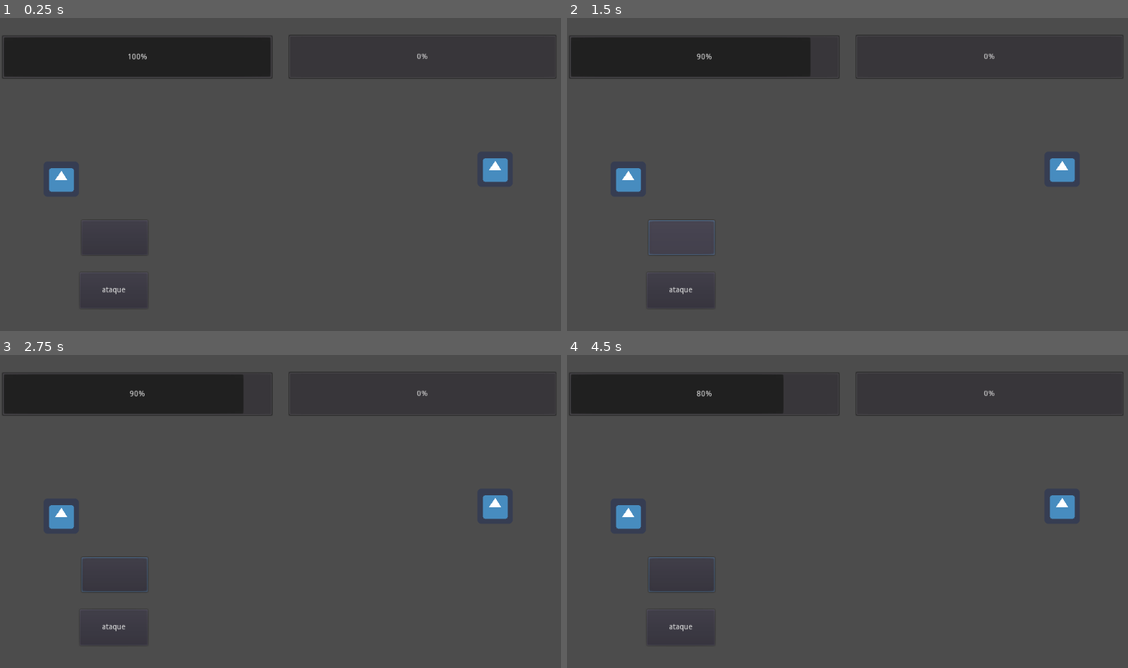
Above: before the commit, frames 1-4 (two rows, left to right).
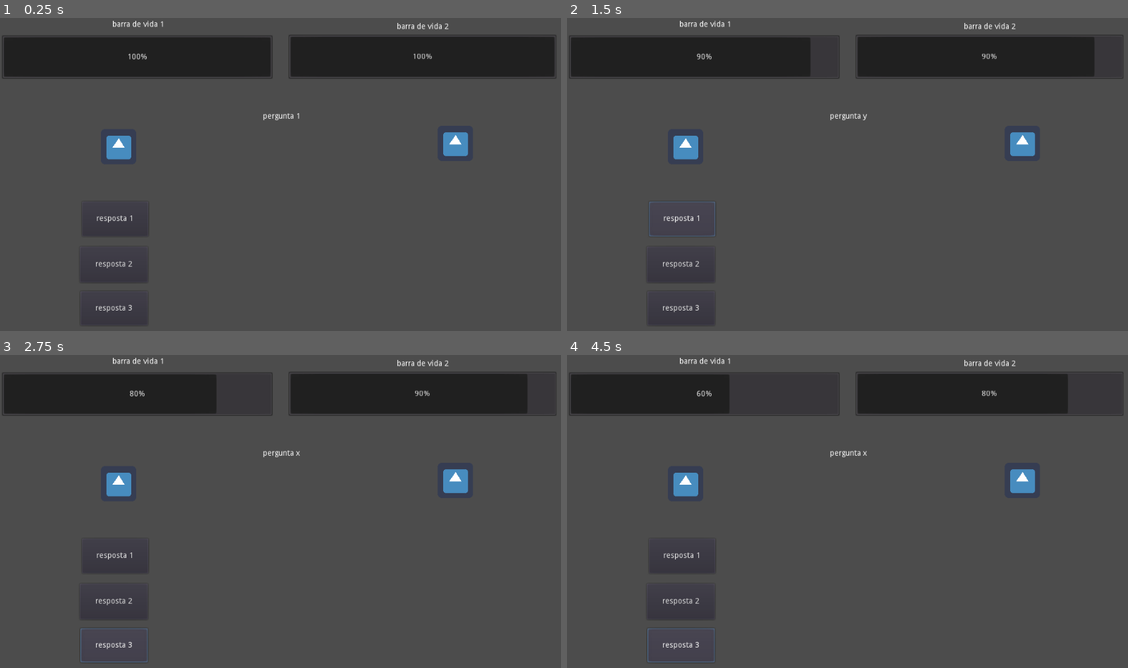
Above: after the commit, the same moments.

Repository: ViniciusSouza25/health
Game: Godot game, scene res://health.tscn
Two runs of this game, one before a commit and one after it. Both use one fixed random seed, a clock stepped at 60 frames per second and the inputs below. The engine's default icon, where the game draws it, is replaced by a stand-in: a white triangle on a blue panel in a dark square.
Inputs (mouse positions are in pixels of both pictures, inside the frame that each line leads up to; where the layout moved, square brackets give the same spot in the first picture):
- Up to frame 1 (0.25 s): no input
- Up to frame 2 (1.5 s): click "ataque" (after the commit: "resposta 2") at 0.5 s; click (684, 218) [679, 237] at 1.25 s
- Up to frame 3 (2.75 s): click (112, 646) at 2 s, where only the run after the commit has a clickable "resposta 3"
- Up to frame 4 (4.5 s): click "ataque" (after the commit: "resposta 2") at 2.75 s; click (684, 555) [679, 574] at 3.5 s; click (679, 646) at 4.25 s, where only the run after the commit has a clickable "resposta 3"

The runs differ from the first frame. In frame 1, 7.7% of the frame differs, in the area x 8-99%, y 0-94%; in frame 2, 7.2%; in frame 3, 7.8%, in the area x 8-94%, y 0-99%; in frame 4, 7.8%.

Commit message:
alterações no projeto
eric

Diff:
--- /dev/null
+++ b/Global.gd
@@ -0,0 +1,16 @@
+extends Node
+
+
+# Declare member variables here. Examples:
+# var a = 2
+# var b = "text"
+
+
+# Called when the node enters the scene tree for the first time.
+func _ready():
+	pass # Replace with function body.
+
+
+# Called every frame. 'delta' is the elapsed time since the previous frame.
+#func _process(delta):
+#	pass
--- a/health.gd
+++ b/health.gd
@@ -1,10 +1,16 @@
 extends Node2D
 
 onready var player = $bot1
+#variavel 1 para o player 1
+onready var player2 = $bot2
+#variavel 2 para o player 2
 var  vida  = 100
+var vida2 = 100
 var dano =  10
 func _ready():
 	get_node("ProgressBar").value = vida
+	get_node("ProgressBar2").value = vida2
+	$Label3.text = String("pergunta 1")
 
 
 
@@ -19,6 +25,7 @@
 		#print("dano : ",dano)
 		#print("vida : ",vida)
 		get_node("ProgressBar").value = vida
+		$Label3.text = String("pergunta z")
 
 
 
@@ -31,4 +38,27 @@
 
 
 func _on_Button2_pressed():
-	pass # Replace with function body.
+	if self.has_node("bot2"):
+			if dano > 0 :
+				vida2 = (vida2 - dano)
+			if vida2 <= 0 :
+				dano = 0
+				player2.queue_free()
+			get_node("ProgressBar2").value = vida2
+			print("vida =", vida2)
+			$Label3.text = String("pergunta y")
+
+
+
+
+func _on_Button3_pressed():
+	if self.has_node("bot1"):
+		if dano > 0 :
+			vida = (vida - dano)
+		if vida <= 0:
+			dano = 0
+			player.queue_free()
+		#print("dano : ",dano)
+		#print("vida : ",vida)
+		get_node("ProgressBar").value = vida
+		$Label3.text = String("pergunta x")
--- a/health.tscn
+++ b/health.tscn
@@ -7,28 +7,29 @@
 script = ExtResource( 1 )
 
 [node name="bot1" type="Sprite" parent="."]
-position = Vector2( 111, 293 )
+position = Vector2( 215, 234 )
 texture = ExtResource( 2 )
 
 [node name="bot2" type="Sprite" parent="."]
-position = Vector2( 898, 275 )
+position = Vector2( 826, 228 )
 texture = ExtResource( 2 )
 
 [node name="Button" type="Button" parent="."]
 margin_left = 145.0
-margin_top = 463.0
+margin_top = 416.0
 margin_right = 268.0
-margin_bottom = 528.0
-text = "ataque"
+margin_bottom = 481.0
+text = "resposta 2"
 __meta__ = {
 "_edit_use_anchors_": false
 }
 
 [node name="Label" type="Label" parent="."]
-margin_left = 74.0
-margin_top = 218.0
-margin_right = 369.0
-margin_bottom = 255.0
+margin_left = 526.0
+margin_top = -1.0
+margin_right = 1008.0
+margin_bottom = 33.0
+text = "barra de vida 2"
 align = 1
 valign = 1
 __meta__ = {
@@ -45,10 +46,11 @@
 }
 
 [node name="Button2" type="Button" parent="."]
-margin_left = 148.0
-margin_top = 368.0
-margin_right = 268.0
-margin_bottom = 431.0
+margin_left = 149.0
+margin_top = 334.0
+margin_right = 269.0
+margin_bottom = 397.0
+text = "resposta 1"
 __meta__ = {
 "_edit_use_anchors_": false
 }
@@ -62,5 +64,39 @@
 "_edit_use_anchors_": false
 }
 
+[node name="Button3" type="Button" parent="."]
+margin_left = 146.0
+margin_top = 497.0
+margin_right = 268.0
+margin_bottom = 559.0
+text = "resposta 3"
+__meta__ = {
+"_edit_use_anchors_": false
+}
+
+[node name="Label2" type="Label" parent="."]
+margin_left = 9.0
+margin_top = 5.0
+margin_right = 493.0
+margin_bottom = 31.0
+text = "barra de vida 1"
+align = 1
+__meta__ = {
+"_edit_use_anchors_": false
+}
+
+[node name="Label3" type="Label" parent="."]
+margin_left = 280.0
+margin_top = 130.0
+margin_right = 742.0
+margin_bottom = 228.0
+align = 1
+valign = 1
+__meta__ = {
+"_edit_use_anchors_": false
+}
+
 [connection signal="pressed" from="Button" to="." method="_on_Button_pressed"]
 [connection signal="changed" from="ProgressBar" to="." method="_on_ProgressBar_changed"]
+[connection signal="pressed" from="Button2" to="." method="_on_Button2_pressed"]
+[connection signal="pressed" from="Button3" to="." method="_on_Button3_pressed"]
--- a/project.godot
+++ b/project.godot
@@ -14,6 +14,10 @@
 run/main_scene="res://health.tscn"
 config/icon="res://icon.png"
 
+[autoload]
+
+Global="*res://Global.gd"
+
 [physics]
 
 common/enable_pause_aware_picking=true
